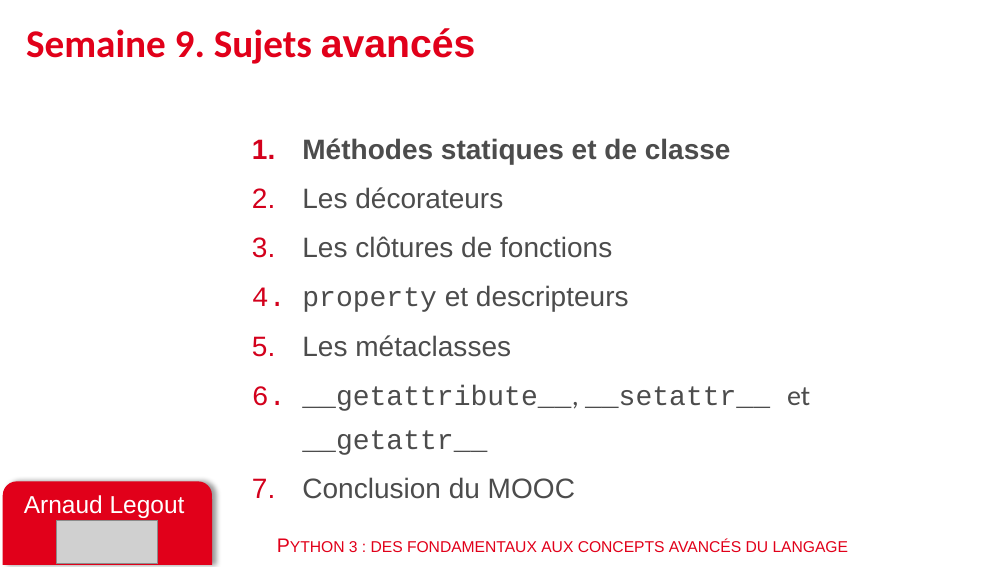
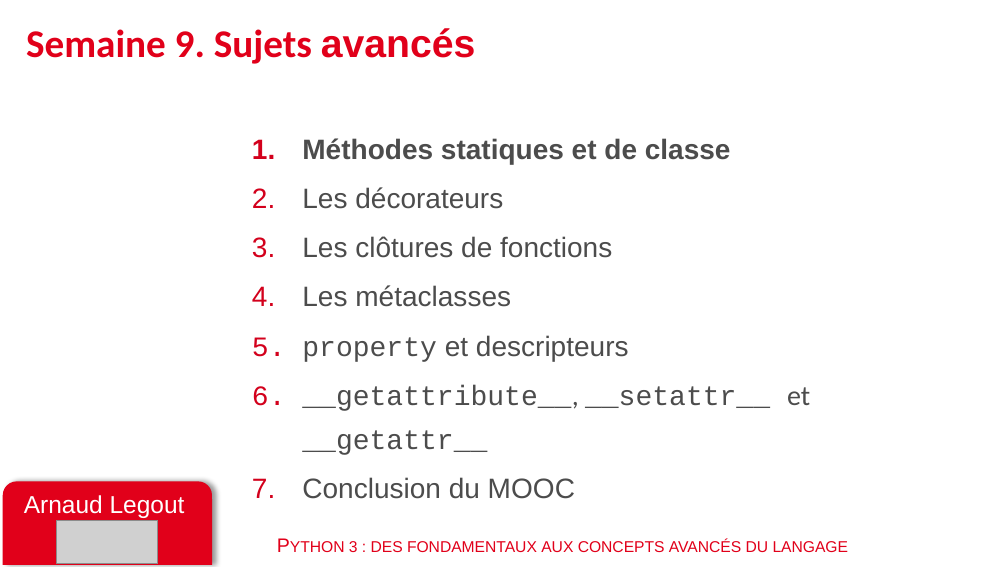
Before and after one commit to parmentelat/flotpython-archive, a slide deck: slide 27 of CONTENTS.pptx. Drawn at 1008x567 pixels with LibreOffice and Linux fonts; fonts in the diff are those of the drawing; grey boxes stand for pictures. Boxes give left, top, right and bottom in pixels: in the first picture for what was removed or moved away, otherwise in the second. Text is boxed around its words. In the diff, an @@ line names an element or a change of style, - is before the commit and + after.

```diff
--- a/CONTENTS.pptx
+++ b/CONTENTS.pptx
@@ text at (302,285,511,307): paragraph added @@
+4. Les métaclasses
@@ text at (302,335,511,357): paragraph removed @@
-5. Les métaclasses
```
Also in this commit, not shown: 3 other files.
